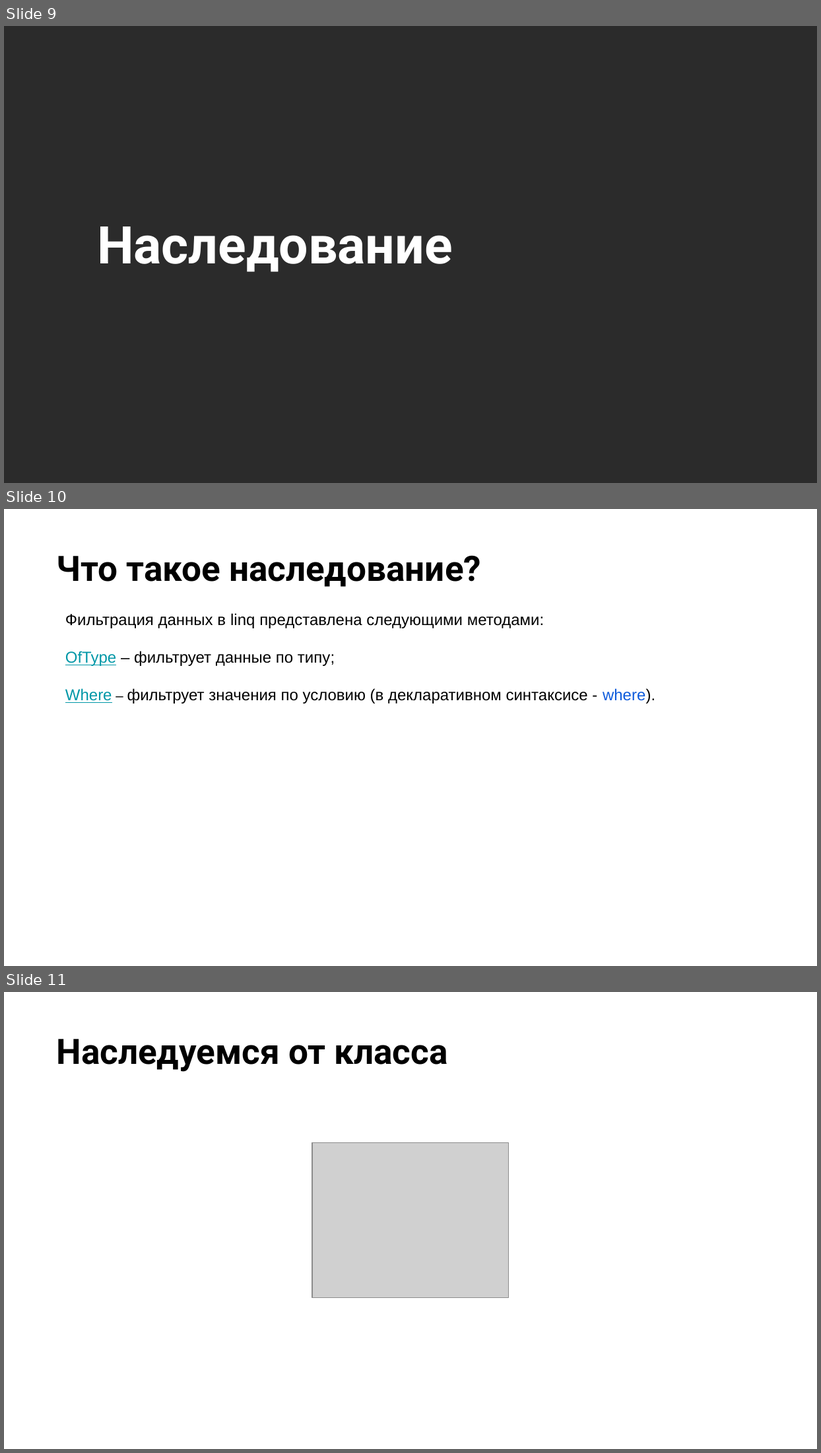
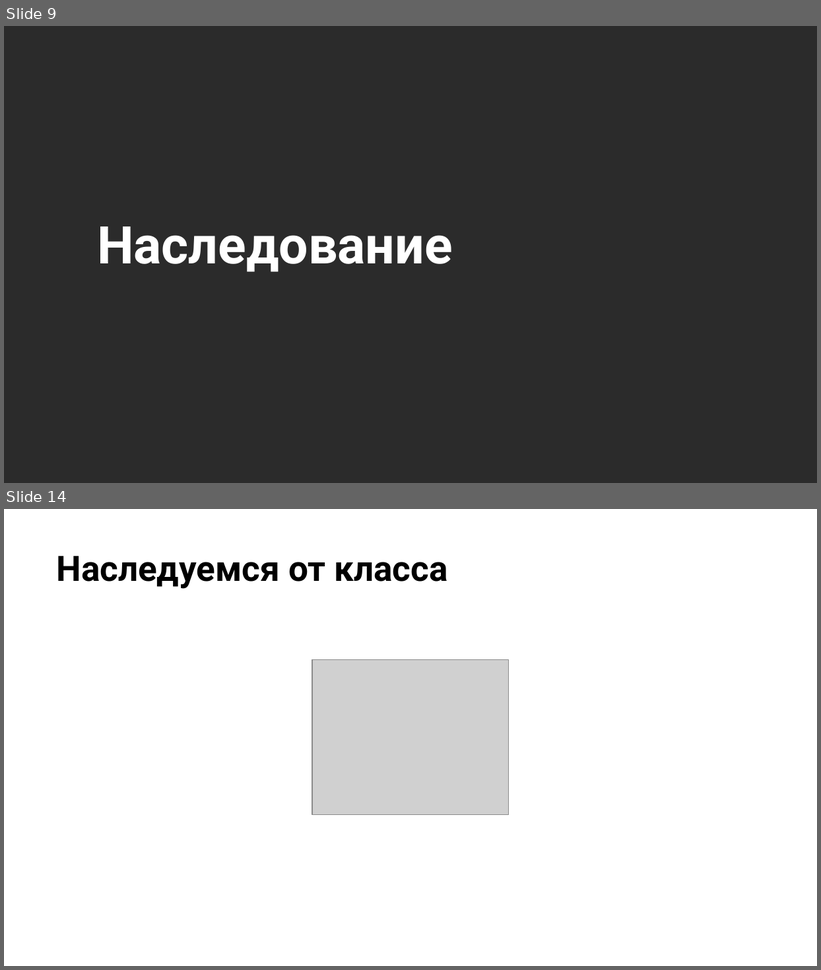
Before and after one commit to NilovPavel/OOP, a slide deck: ООП.pptx. Shown one above the other, each under a label of ours: slides 9, 10 and 11 before the commit, slides 9 and 14 after it; the slides between them are not shown. The pictures are 821x1453 and 821x970 pixels, drawn with LibreOffice and Linux fonts; fonts in the diff are those of the drawing; grey boxes stand for pictures; background and template pictures are left out; a plain dark background stands for a picture behind light text. Boxes give left, top, right and bottom in pixels: in the first picture for what was removed or moved away, otherwise in the second. Text is boxed around its words. In the diff, an @@ line names an element or a change of style, - is before the commit and + after.

```diff
--- a/ООП.pptx
+++ b/ООП.pptx
@@ slide 10 removed at [4, 509, 817, 966], background picture (left out) @@
@@ title removed at [57, 555, 481, 587] @@
-Что такое наследование?
@@ text removed at [65, 613, 655, 704] @@
-Фильтрация данных в linq представлена следующими методами:
-OfType – фильтрует данные по типу;
-Where – фильтрует значения по условию (в декларативном синтаксисе - where).
@@ what was slide 11 is now slide 14 @@
```
Also in this commit, not shown: 4 slides added, 4 other files.
